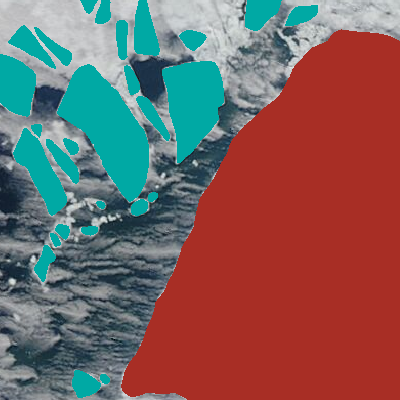
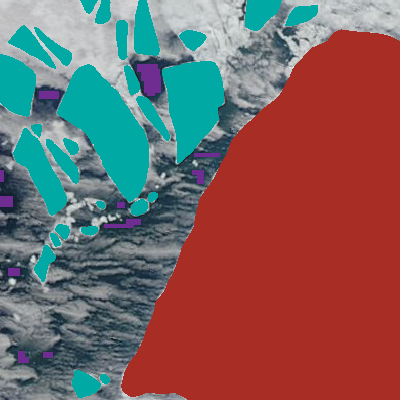
Revision of a layered w=400, h=400 image; what changed, layer by layer:
added layer "water samples" above "landmask" over [0, 64, 220, 363]
